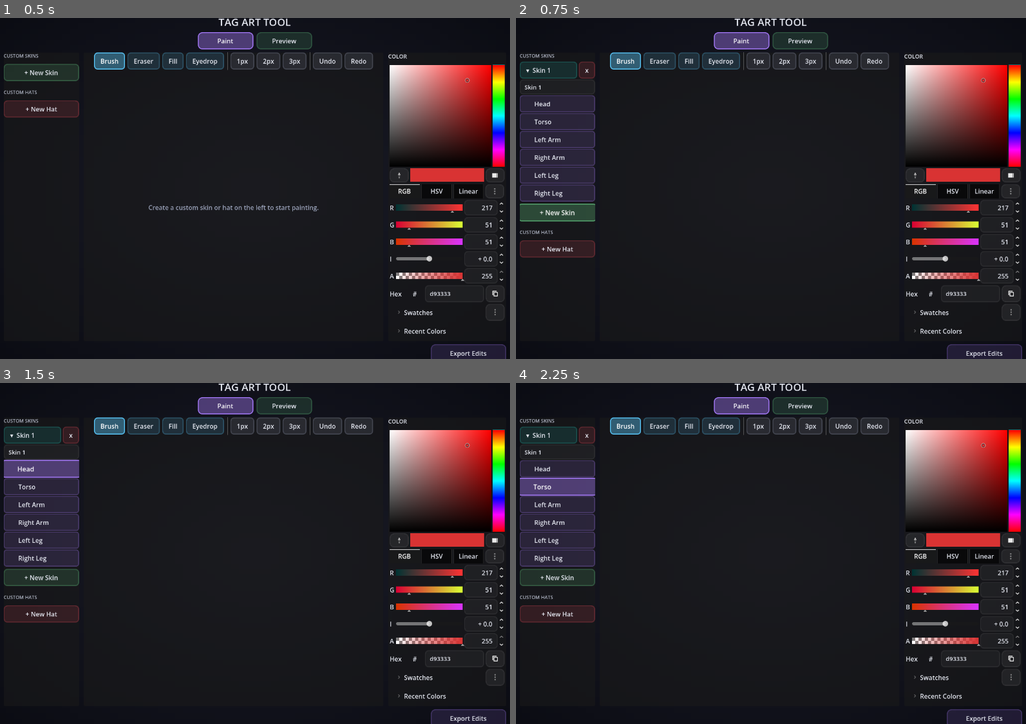
Above: before the commit, frames 1-4 (two rows, left to right).
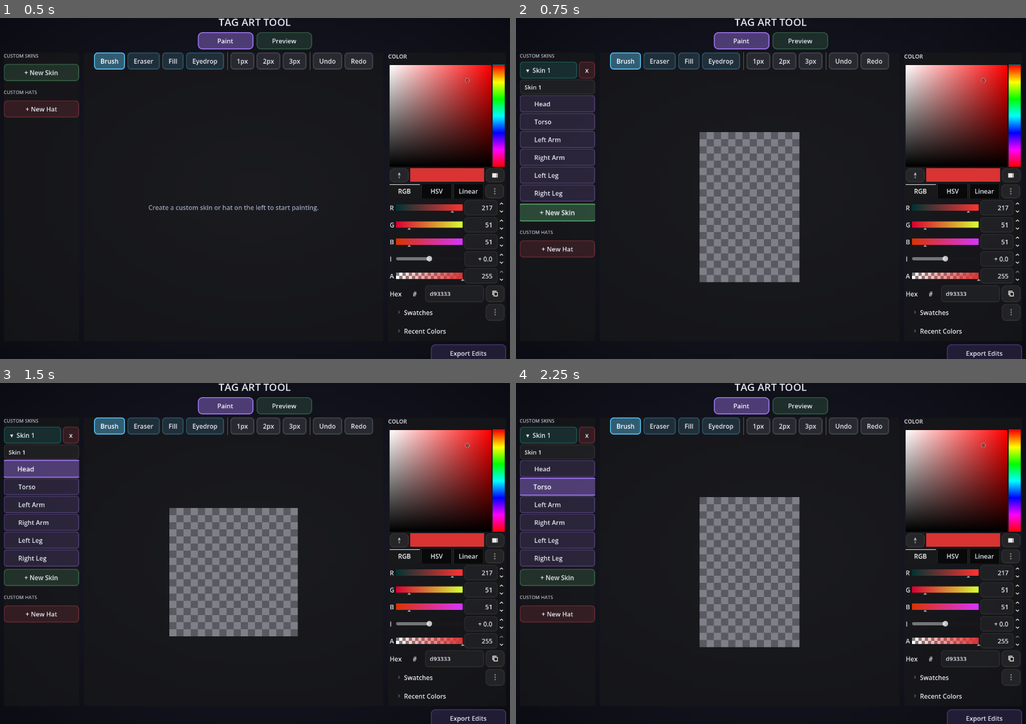
Above: after the commit, the same moments.

Repository: SumDumIdiut/tag
Game: Godot game, scene res://tools/art_tool.tscn
The game is run twice, just before and just after one commit, with the same random seed, the same clock (stepped at 60 frames per second) and the same inputs. This scene is started directly instead of the project's main scene.
Inputs:
- Up to frame 1 (0.5 s): no input
- Up to frame 2 (0.75 s): click "+ New Skin" at 0.5 s
- Up to frame 3 (1.5 s): click "Head" at 1.25 s
- Up to frame 4 (2.25 s): click "Torso" at 2 s

Frame 1 is identical in both runs. In frame 2, 8.6% of the frame differs, in the area x 35-56%, y 33-78%; in frame 3, 9.5%, in the area x 33-59%, y 36-75%; in frame 4, 8.6%.

Commit message:
Fix Art Tool canvas: checkerboard for transparency, stop leaking stale canvas nodes
New parts start fully transparent, which blended invisibly into the tool's
dark panel background and looked like nothing had loaded. Added a
Photoshop/GIMP-style checkerboard behind the paint surface so an empty
canvas is visibly a canvas.

Also fixed _show_part()/_clear_canvas() only queue_free()-ing the old
canvas without removing it from the tree first -- queue_free() defers
removal to end of frame, so switching parts quickly left multiple stale
PixelCanvas nodes stacked in the CenterContainer, corrupting its layout.

Diff:
--- a/game/main/pixel_canvas.gd
+++ b/game/main/pixel_canvas.gd
@@ -37,6 +37,18 @@
 
 func _ready() -> void:
 	custom_minimum_size = Vector2(image.get_width() * zoom, image.get_height() * zoom)
+	# A brand-new part starts fully transparent, which is indistinguishable
+	# from "nothing rendered" against the tool's dark panel background --
+	# a checkerboard behind the pixels is the standard paint-tool fix so an
+	# empty canvas still visibly looks like a canvas.
+	var checker := TextureRect.new()
+	checker.texture = _make_checker_texture()
+	checker.texture_filter = CanvasItem.TEXTURE_FILTER_NEAREST
+	checker.set_anchors_and_offsets_preset(Control.PRESET_FULL_RECT)
+	checker.stretch_mode = TextureRect.STRETCH_TILE
+	checker.mouse_filter = Control.MOUSE_FILTER_IGNORE
+	add_child(checker)
+
 	_texture_rect = TextureRect.new()
 	_texture_rect.texture_filter = CanvasItem.TEXTURE_FILTER_NEAREST
 	_texture_rect.set_anchors_and_offsets_preset(Control.PRESET_FULL_RECT)
@@ -44,6 +56,17 @@
 	_texture_rect.mouse_filter = Control.MOUSE_FILTER_IGNORE
 	add_child(_texture_rect)
 	_refresh_texture()
+
+func _make_checker_texture() -> ImageTexture:
+	var tile := Image.create(zoom * 2, zoom * 2, false, Image.FORMAT_RGB8)
+	tile.fill(Color(0.5, 0.5, 0.54))
+	for y in range(zoom):
+		for x in range(zoom):
+			tile.set_pixel(x, y, Color(0.35, 0.35, 0.38))
+	for y in range(zoom, zoom * 2):
+		for x in range(zoom, zoom * 2):
+			tile.set_pixel(x, y, Color(0.35, 0.35, 0.38))
+	return ImageTexture.create_from_image(tile)
 
 func _refresh_texture() -> void:
 	_texture_rect.texture = ImageTexture.create_from_image(image)
--- a/game/tools/art_tool.gd
+++ b/game/tools/art_tool.gd
@@ -307,9 +307,7 @@
 	_current_id = id
 	empty_state_label.visible = false
 	canvas_holder.visible = true
-	if _current_canvas:
-		_current_canvas.queue_free()
-		_current_canvas = null
+	_clear_canvas_holder()
 	var canvas = PixelCanvasScene.new(images[key], ZOOM)
 	canvas_holder.add_child(canvas)
 	canvas.painted.connect(_on_painted)
@@ -322,11 +320,25 @@
 	_current_id = ""
 	_current_key = ""
 	_current_images = {}
-	if _current_canvas:
-		_current_canvas.queue_free()
-		_current_canvas = null
+	_clear_canvas_holder()
 	canvas_holder.visible = false
 	empty_state_label.visible = true
+
+## queue_free() only *schedules* removal, it doesn't take a node out of the
+## tree immediately -- switching parts faster than one deletion clears (a
+## totally normal thing to do, just clicking through the sidebar) left the
+## previous canvas still sitting in the CenterContainer when the next one
+## was added, and multiple same-sized siblings fighting for centered
+## position there collapses everyone's layout to zero size. This is why
+## parts stopped rendering at all after a couple of clicks. remove_child()
+## first takes it out of the tree synchronously, so there's never more than
+## one canvas actually laid out here at a time; queue_free() after that
+## still handles the actual memory cleanup.
+func _clear_canvas_holder() -> void:
+	for child in canvas_holder.get_children():
+		canvas_holder.remove_child(child)
+		child.queue_free()
+	_current_canvas = null
 
 func _build_toolbar() -> void:
 	var brush_btn := _tool_button("Brush", 0)
